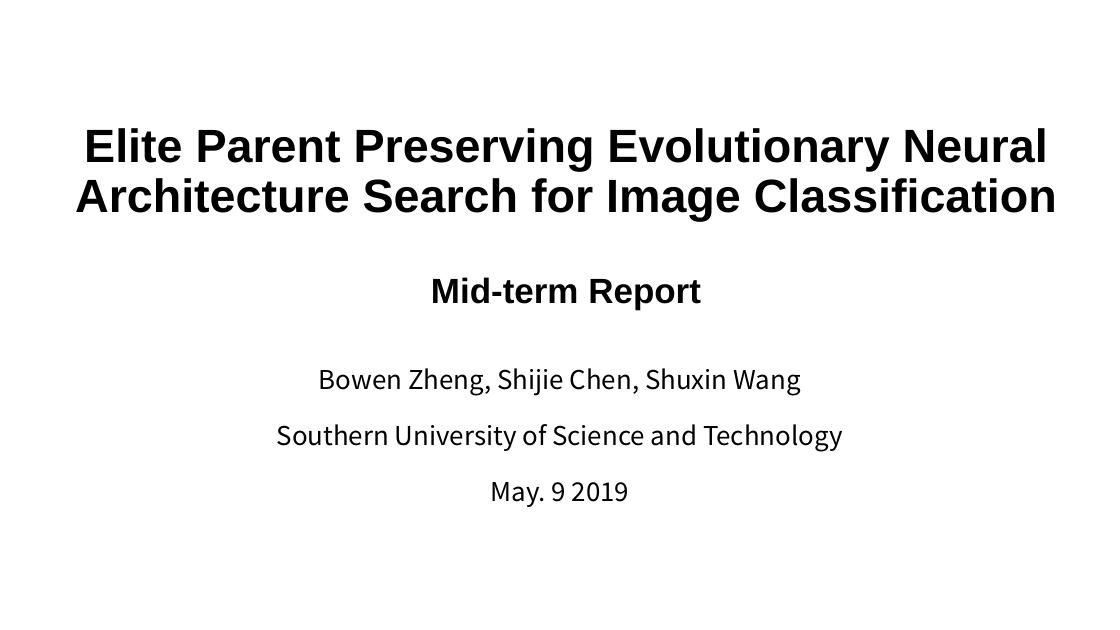
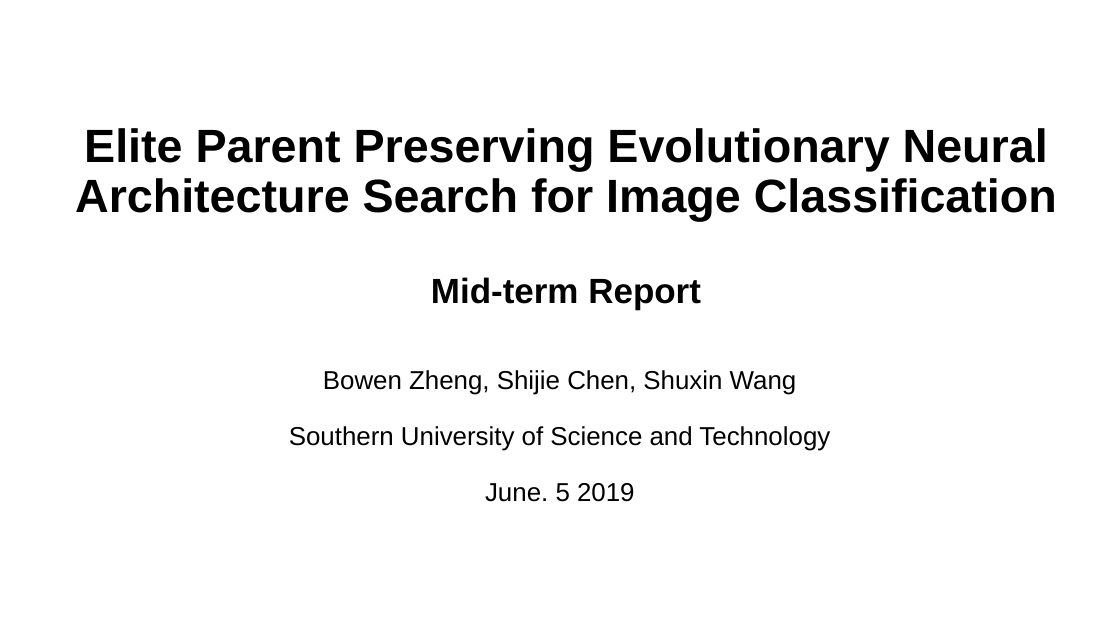
Before and after one commit to RangerX-36917/evoNAS, a slide deck: slide 1 of pre/final/5.9_final_report.pptx. Drawn at 1120x630 pixels with LibreOffice and Linux fonts; fonts in the diff are those of the drawing. Boxes give left, top, right and bottom in pixels: in the first picture for what was removed or moved away, otherwise in the second. Text is boxed around its words. In the diff, an @@ line names an element or a change of style, - is before the commit and + after.

Commit message:
modify ppt

```diff
--- a/pre/final/5.9_final_report.pptx
+++ b/pre/final/5.9_final_report.pptx
@@ subtitle at <box>289,370,830,451</box>: font Noto Sans CJK SC to Arial in "Bowen Zheng, Shijie Chen, Shuxin Wang", "Southern University of Science and Technology" @@
@@ subtitle at <box>485,483,635,502</box>: text changed; font Noto Sans CJK SC to Arial @@
-May. 9 2019
+June. 5 2019
```
Also in this commit, not shown: 3 other slides changed, 5 slides added, 1 other file.
